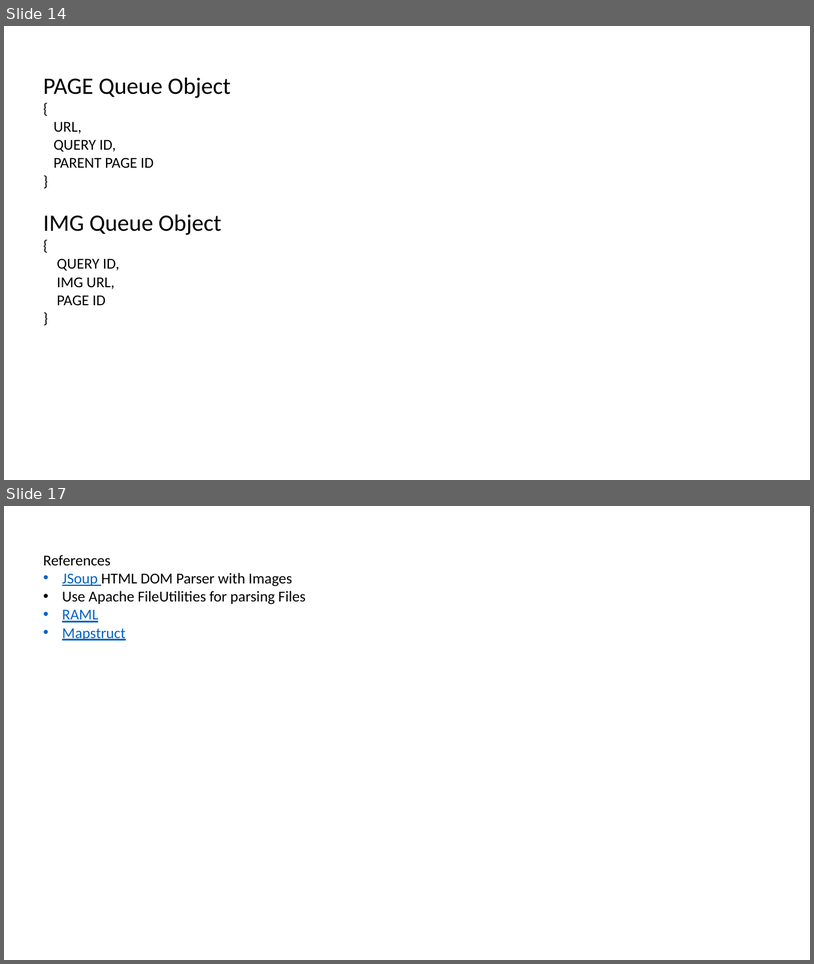
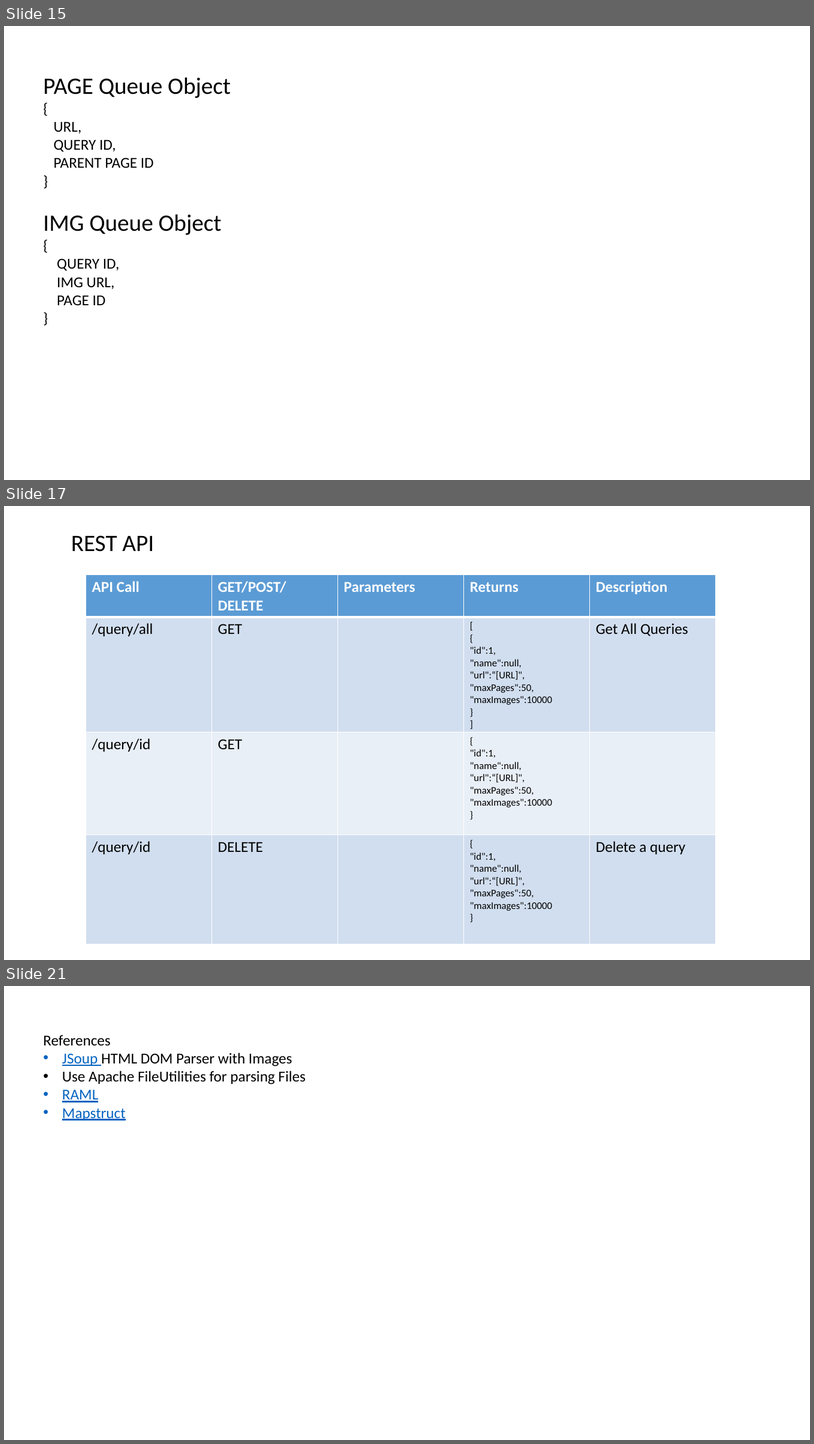
Before and after one commit to datim/squid, a slide deck: docs/design.pptx. Shown one above the other, each under a label of ours: slides 14 and 17 before the commit, slides 15, 17 and 21 after it; the slides between them are not shown. The pictures are 814x964 and 814x1444 pixels, drawn with LibreOffice and Linux fonts; fonts in the diff are those of the drawing. Boxes give left, top, right and bottom in pixels: in the first picture for what was removed or moved away, otherwise in the second. Text is boxed around its words. In the diff, an @@ line names an element or a change of style, - is before the commit and + after.

Commit message:
Add search for images, job status management checks and APIIs, and query management APIs

```diff
--- a/docs/design.pptx
+++ b/docs/design.pptx
@@ slide 17 added at (4, 506, 810, 960), background #FFFFFF @@
@@ text added at (71, 535, 154, 552), 28 pt, text #000000 @@
+REST API
@@ table added at (86, 574, 715, 926), 4 rows, 5 columns @@
+API Call | GET/POST/DELETE | Parameters | Returns | Description
+/query/all | GET |  | [ / { / "id":1, / "name":null, / "url":“[URL]", / "maxPages":50, / "maxImages":10000 / } / ] | Get All Queries
+/query/id | GET |  | { / "id":1, / "name":null, / "url":“[URL]", / "maxPages":50, / "maxImages":10000 / } | 
+/query/id | DELETE |  | { / "id":1, / "name":null, / "url":“[URL]", / "maxPages":50, / "maxImages":10000 / } | Delete a query
@@ what was slide 14 is now slide 15 @@
@@ what was slide 17 is now slide 21 @@
```
Also in this commit, not shown: 9 slides changed, 3 other slides added, 31 other files.
